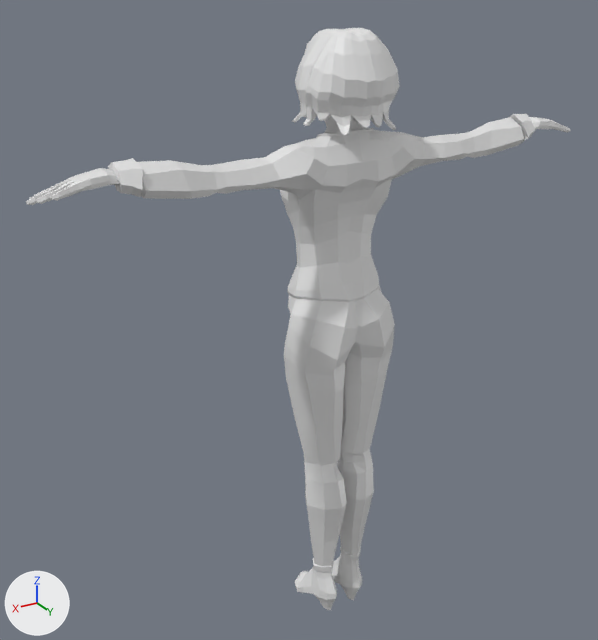
One commit to the Blender file modele do blendera/Postacie/modele do animacji/NPC_Loszka/NPC_Loszka.blend: the scene before it, then after it.
Both versions are drawn from a 50 mm camera at (8.08, 12.03, 12.63) aimed at (0.48, -0.64, 6.29). Lighting does not change. The marker at lower left points along +X, +Y and +Z. The picture after the commit comes second.
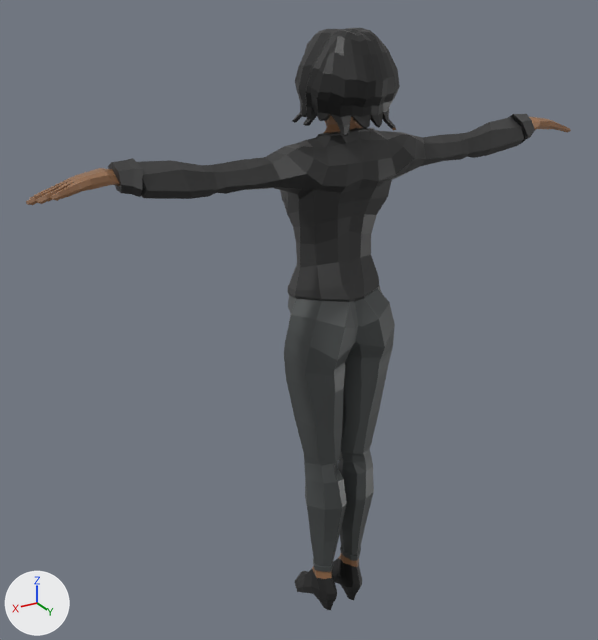
The newer file is also rescaled (x0.144), turned or shifted as a whole; pictures and numbers use the older file's frame.

Location of each change, (x1, y1, x2, y2) in pixels of the pictures (598 x 640 px):
'Cube.001', surface changed, recoloured (white to black): (26, 28, 571, 610) in both
part 1 of me_cube_001, recoloured (white to black): (112, 36, 535, 610) in both
part 2 of me_cube_001, surface changed (grey to black): (26, 28, 571, 610) in both

Patch to the scene script:
```diff
--- a/modele do blendera/Postacie/modele do animacji/NPC_Loszka/NPC_Loszka.blend.py
+++ b/modele do blendera/Postacie/modele do animacji/NPC_Loszka/NPC_Loszka.blend.py
@@ img_main_txtr_png @@
+img_main_txtr_png = load_image('main_txtr.png', '../łysy/main_txtr.png', 206, 1, 'sRGB')
@@ mat_material_002 @@
 mat_material_002 = principled_material('Material.002')
-mat_material_002.base_color = (0.8, 0.8, 0.8)  # white #e7e7e7
+mat_material_002.texture = img_main_txtr_png
 mat_material_002.roughness = 0.4
@@ me_cube_001 @@
 me_cube_001.from_pydata(...)  # 1897 vertices, 1955 faces, 3 loose edges; spans x -5.49..5.49, y -11.66..0.18, z -1.09..0.94
 # used by ob_cube_001; location = (0.0, 0.0, 0.0); rotation_euler = (-1.571, 0.0, 0.0), in degrees (-90, 0, 0)
+# me_cube_001 part 1: all 1081 faces that had it switch from mat_material_001 (white #e7e7e7) to mat_material_002 (picture img_main_txtr_png)
+# me_cube_001 part 2: texture (UV) coordinates of 1955 of 1955 faces, centred in x -5.49..5.49, y -11.65..0.18, z -1.08..0.93, changed; they spanned u -1.31..0.88, v -0.71..1.05 and now span u 0.57..0.99, v 0.17..0.17
```
